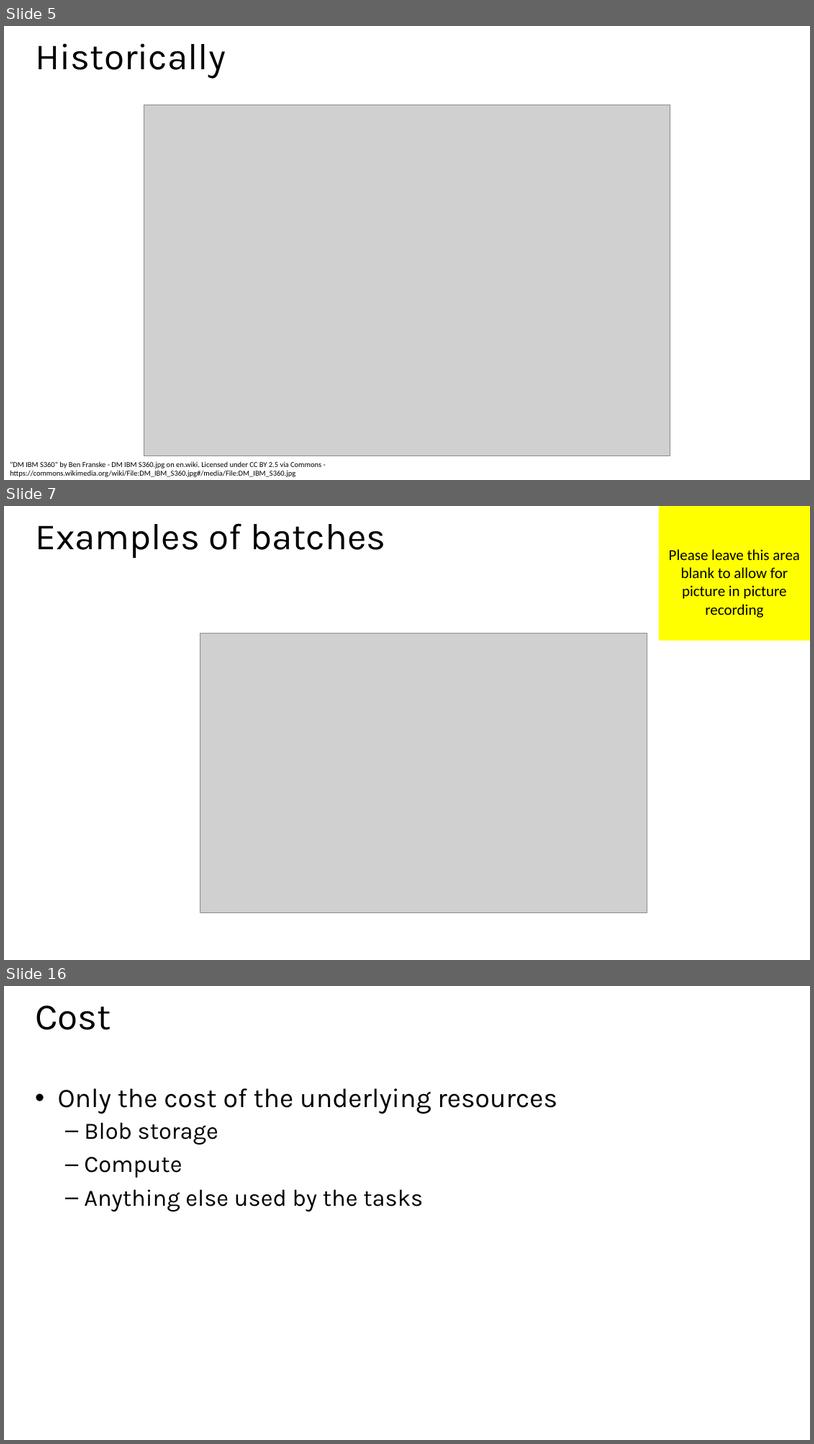
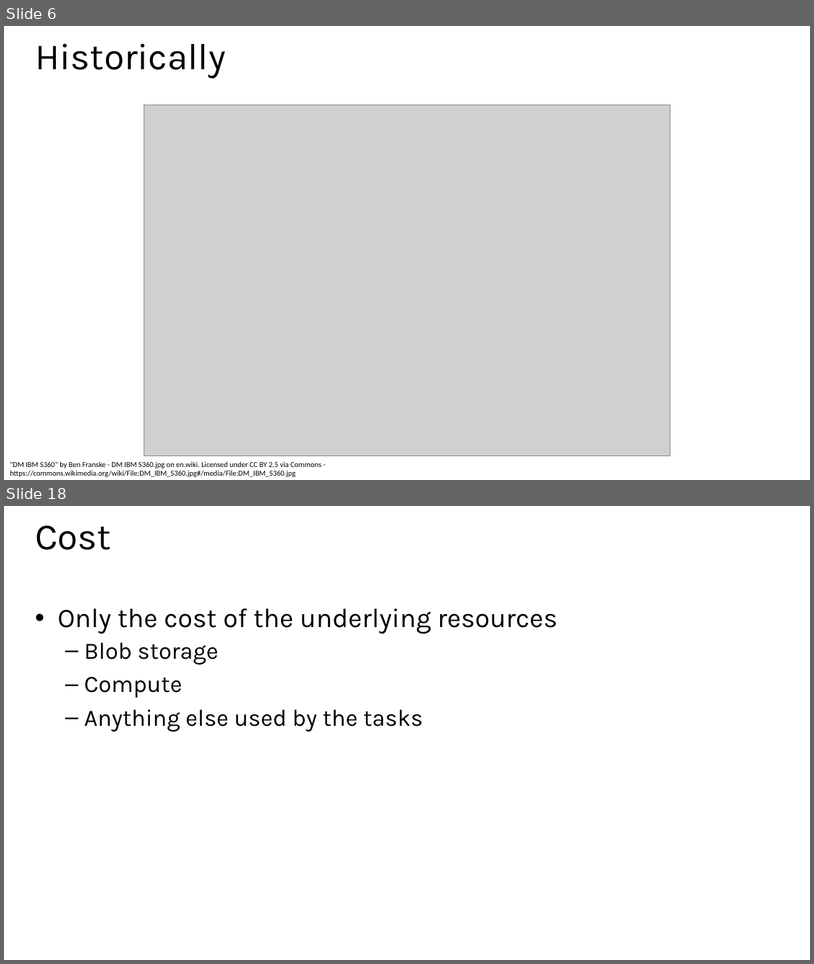
Before and after one commit to MisterJames/AzureImageProcessing, a slide deck: Presentation Materials/MVA-ApplicationsOnAzure-04.pptx. Shown one above the other, each under a label of ours: slides 5, 7 and 16 before the commit, slides 6 and 18 after it; the slides between them are not shown. The pictures are 814x1444 and 814x964 pixels, drawn with LibreOffice and Linux fonts; fonts in the diff are those of the drawing; grey boxes stand for pictures. Boxes give left, top, right and bottom in pixels: in the first picture for what was removed or moved away, otherwise in the second. Text is boxed around its words. In the diff, an @@ line names an element or a change of style, - is before the commit and + after.

```diff
--- a/Presentation Materials/MVA-ApplicationsOnAzure-04.pptx
+++ b/Presentation Materials/MVA-ApplicationsOnAzure-04.pptx
@@ slide 7 removed at (4, 506, 810, 960), background #FFFFFF @@
@@ title removed at (35, 523, 386, 558) @@
-Examples of batches
@@ rectangle removed at (659, 506, 810, 641) @@
-Please leave this area blank to allow for picture in picture recording
@@ picture removed at (200, 633, 648, 913) @@
@@ what was slide 5 is now slide 6 @@
@@ what was slide 16 is now slide 18 @@
```
Also in this commit, not shown: 8 slides changed, 7 slides added, 4 other slides removed, 4 other files.
